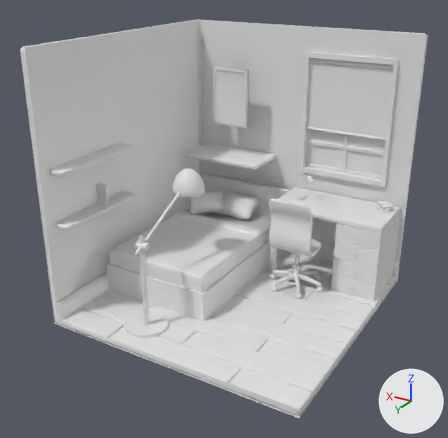
An edit to the Blender file tuto/tiny room.blend, drawn before and after from the same camera.
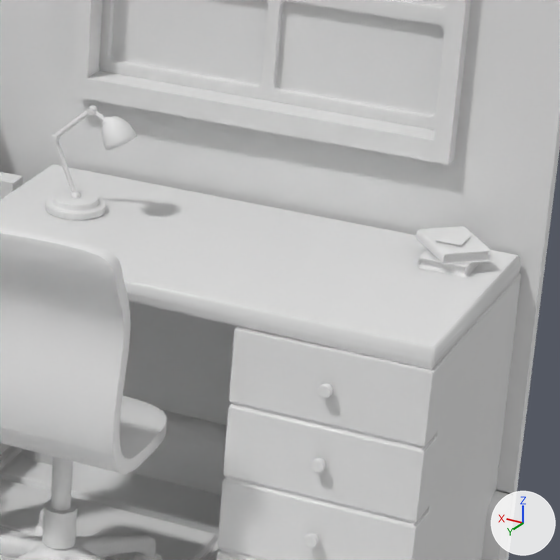
The first picture shows the older version from a camera (50 mm lens) standing at (-2.12, 3.73, 2.55) and looking at (0.04, 0.14, 0.75). The close-ups show both versions on the part from 63% to 91% of the width and 34% to 63% of the height of that picture; other places that the commit changed are outside them. The lights are fixed; the arrows at lower right show +X, +Y and +Z.

Names of what the first close-up shows: 'Circle', 'Cube.002', 'Cube.003', 'Cube.004', 'Cube.005', 'Cylinder.002', 'Floor', 'Lower Window', 'Room', 'Shelf', 'Table top', 'Wall Floor', 'Window Frame'.
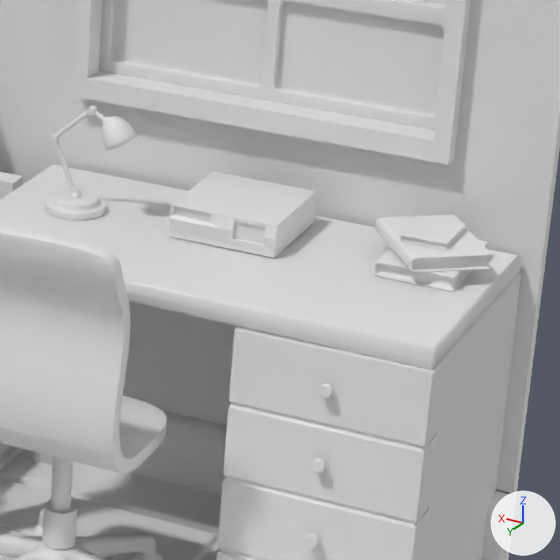
What changed in the scene script:
```text
Change ob_cube_003:
    ob_cube_003.location: (-0.868, -0.836, 0.692) -> (-0.492, -0.784, 0.716)
    ob_cube_003.scale: (0.0455, 0.0602, 0.011) -> (-0.101, -0.101, 0.031)
Change ob_cube_004:
    ob_cube_004.location: (-0.868, -0.836, 0.713) -> (-0.842, -0.795, 0.726)
    ob_cube_004.rotation_euler: (0.0, 0.0, 0.713) -> (0.0, 0.0, 0.646)  # degrees (0, 0, 41) -> degrees (0, 0, 37)
    ob_cube_004.scale: (0.0455, 0.0602, 0.011) -> (0.0734, 0.0973, 0.0148)
Change ob_cube_005:
    ob_cube_005.location: (-0.868, -0.836, 0.727) -> (-0.842, -0.795, 0.697)
    ob_cube_005.scale: (0.0234, 0.0311, 0.0023) -> (0.0734, 0.0973, 0.0148)
Add ob_book3:
    ob_book3 = bpy.data.objects.new('Book3', me_cube_029.copy())  # the mesh of ob_cube_005
    ob_book3.location = (-0.842, -0.795, 0.747)
    ob_book3.scale = (0.0429, 0.0569, 0.00604)
    _m = ob_book3.modifiers.new('Subdivision', 'SUBSURF')
    _m.levels = 2
```

Changed parts and their boxes (x1, y1, x2, y2) in the close-ups (560 x 560 px):
'Cube.003', moved, rescaled: before (417, 245, 487, 278); after (169, 171, 316, 258)
'Cube.004', moved, turned, rescaled: before (416, 226, 491, 264); after (375, 215, 492, 272)
'Cube.005', moved, rescaled: before (436, 230, 472, 247); after (373, 240, 488, 292)
'Book3', added: after (400, 216, 466, 250)
